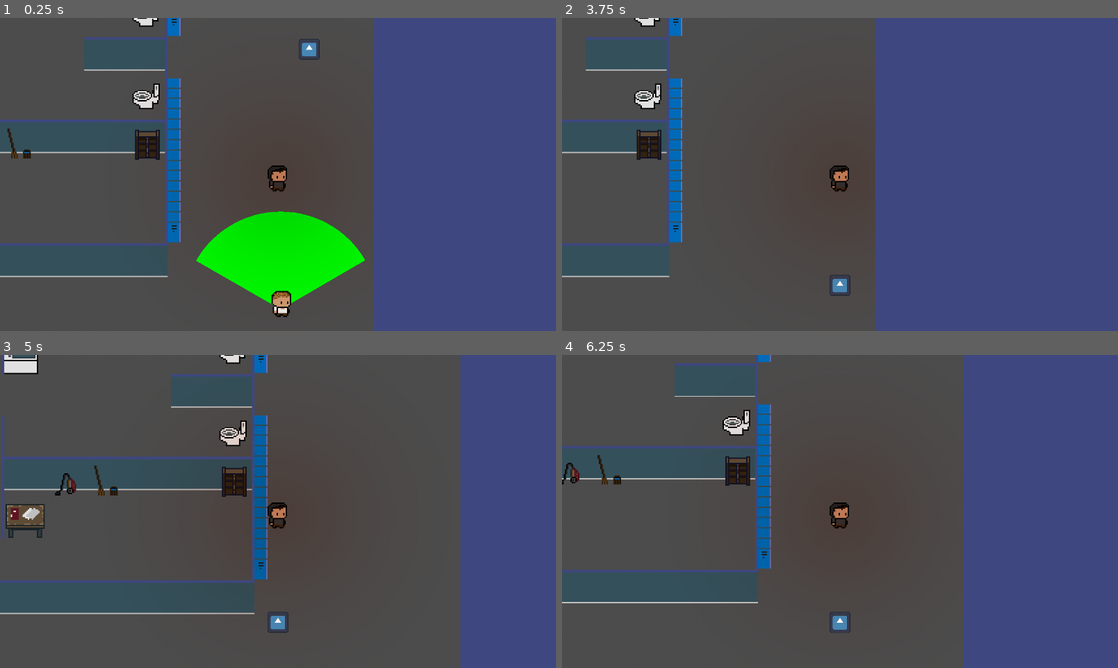
Above: before the commit, frames 1-4 (two rows, left to right).
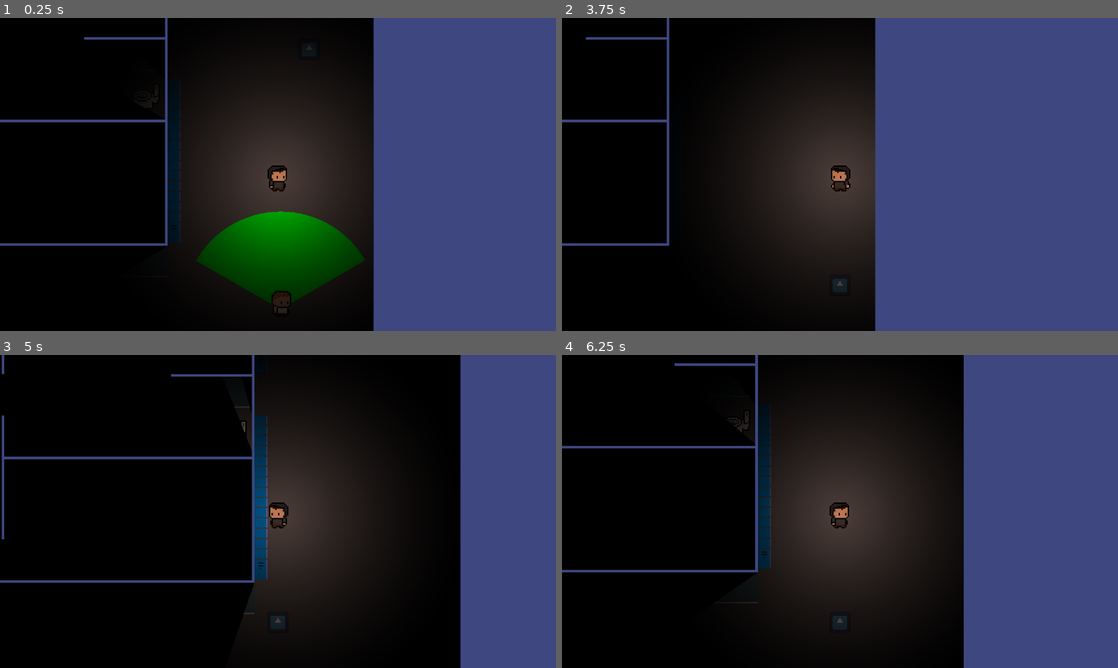
Above: after the commit, the same moments.

Repository: IndianJanos/godot-wild-jam--82
Game: Godot game, scene res://scenes/game.tscn
The game is run twice, just before and just after one commit, with the same random seed, the same clock (stepped at 60 frames per second) and the same inputs. The engine's default icon, where the game draws it, is replaced by a stand-in: a white triangle on a blue panel in a dark square.
Inputs:
- Up to frame 1 (0.25 s): no input
- Up to frame 2 (3.75 s): hold D (move_right) 0.53-1.28 s; tap E (interact) every 0.75 s from 0.6 to 3.6 s; hold S (move_down) 1.28-2.03 s; hold D (move_right) 2.03-2.78 s; tap Enter at 2.75 s; hold W (move_up) 2.78-3.53 s; hold A (move_left) from 3.53 s (still down)
- Up to frame 3 (5 s): keep holding A (move_left); tap E (interact) at 4.35 s
- Up to frame 4 (6.25 s): release A (move_left) at 5.03 s; hold S (move_down) 5.03-5.78 s; tap E (interact) at 5.1, 5.85 s; tap Space at 5.75 s; hold D (move_right) from 5.78 s (still down)

The runs differ from the first frame. In frame 1, 63% of the frame differs, in the area x 0-68%, y 0-100%; in frame 2, 52%; in frame 3, 79%, in the area x 0-83%, y 0-100%; in frame 4, 67%.

Commit message:
player_update

Diff:
--- a/scenes/game.tscn
+++ b/scenes/game.tscn
@@ -21,7 +21,6 @@
 tile_set = ExtResource("1_p57ef")
 
 [node name="CanvasModulate" type="CanvasModulate" parent="TileMapLayer"]
-visible = false
 position = Vector2(-0.000549316, 0.000305176)
 scale = Vector2(0.999996, 0.999999)
 color = Color(0, 0, 0, 1)
--- a/scenes/player.tscn
+++ b/scenes/player.tscn
@@ -1,8 +1,31 @@
-[gd_scene load_steps=5 format=3 uid="uid://b3swthp7kvu5e"]
+[gd_scene load_steps=7 format=3 uid="uid://gvwhoss8ffjd"]
 
 [ext_resource type="Script" uid="uid://cbxb2ln75d0qc" path="res://scripts/player.gd" id="1_qhqgy"]
 [ext_resource type="Texture2D" uid="uid://c4vik3f4g8750" path="res://assets/sprites/player0.png" id="2_dqkch"]
 [ext_resource type="Texture2D" uid="uid://dlr1tmmj24u3u" path="res://assets/sprites/light.png" id="3_qlg0r"]
+[ext_resource type="Texture2D" uid="uid://bf61bmljvkcki" path="res://assets/sprites/1750534169554.png" id="4_dqkch"]
+
+[sub_resource type="SpriteFrames" id="SpriteFrames_qlg0r"]
+animations = [{
+"frames": [{
+"duration": 1.0,
+"texture": ExtResource("2_dqkch")
+}, {
+"duration": 1.0,
+"texture": ExtResource("4_dqkch")
+}],
+"loop": true,
+"name": &"run",
+"speed": 5.0
+}, {
+"frames": [{
+"duration": 1.0,
+"texture": ExtResource("2_dqkch")
+}],
+"loop": true,
+"name": &"standing",
+"speed": 5.0
+}]
 
 [sub_resource type="RectangleShape2D" id="RectangleShape2D_yqjtg"]
 size = Vector2(15, 20)
@@ -11,7 +34,12 @@
 script = ExtResource("1_qhqgy")
 speed = 100.0
 
+[node name="AnimatedSprite2D" type="AnimatedSprite2D" parent="."]
+sprite_frames = SubResource("SpriteFrames_qlg0r")
+animation = &"standing"
+
 [node name="Sprite2D" type="Sprite2D" parent="."]
+visible = false
 texture = ExtResource("2_dqkch")
 
 [node name="PointLight2D" type="PointLight2D" parent="."]
--- a/scripts/player.gd
+++ b/scripts/player.gd
@@ -14,9 +14,16 @@
 	input_vector.x = Input.get_action_strength("move_right") - Input.get_action_strength("move_left")
 	input_vector.y = Input.get_action_strength("move_down") - Input.get_action_strength("move_up")
 
+	if input_vector.x < 0:
+		$AnimatedSprite2D.flip_h = true
+	elif input_vector.x > 0:
+		$AnimatedSprite2D.flip_h = false
+
 	if input_vector.length_squared() > 0:
 		input_vector = input_vector.normalized()
-
+		$AnimatedSprite2D.play("run")
+	elif input_vector.length_squared() == 0:
+		$AnimatedSprite2D.play("standing")
 	velocity = input_vector * speed
 	move_and_slide()
 
--- a/tile_sets/school.tres
+++ b/tile_sets/school.tres
@@ -114,52 +114,84 @@
 0:0/0/physics_layer_0/polygon_0/points = PackedVector2Array(-16, -8, -10, -8, -10, 16, -16, 16)
 0:0/0/physics_layer_0/polygon_1/points = PackedVector2Array(10, -8, 16, -8, 16, 16, 10, 16)
 
+[sub_resource type="OccluderPolygon2D" id="OccluderPolygon2D_6j5xp"]
+polygon = PackedVector2Array(-16, -16, 16, -16, 16, -13.8491, -16, -14.2088)
+
 [sub_resource type="TileSetAtlasSource" id="TileSetAtlasSource_f7h5c"]
 texture = ExtResource("8_cfwvw")
 texture_region_size = Vector2i(32, 32)
 0:0/0 = 0
+0:0/0/occlusion_layer_0/polygon_0/polygon = SubResource("OccluderPolygon2D_6j5xp")
 0:0/0/physics_layer_0/polygon_0/points = PackedVector2Array(-16, 10, 16, 10, 16, -16, -16, -16)
+
+[sub_resource type="OccluderPolygon2D" id="OccluderPolygon2D_mbsfw"]
+polygon = PackedVector2Array(-16, -16, 16, -16, 16, -13.6693, -16, -14.029)
 
 [sub_resource type="TileSetAtlasSource" id="TileSetAtlasSource_iqwik"]
 texture = ExtResource("9_x7383")
 texture_region_size = Vector2i(32, 32)
 0:0/0 = 0
+0:0/0/occlusion_layer_0/polygon_0/polygon = SubResource("OccluderPolygon2D_mbsfw")
 0:0/0/physics_layer_0/polygon_0/points = PackedVector2Array(-16, 10, 16, 10, 16, -16, -16, -16)
+
+[sub_resource type="OccluderPolygon2D" id="OccluderPolygon2D_hfe0b"]
+polygon = PackedVector2Array(-16, 16, -16, -16, 16, -16, 16, -13.8491, -14.2988, -13.8491, -13.9391, 16)
 
 [sub_resource type="TileSetAtlasSource" id="TileSetAtlasSource_lsvrn"]
 texture = ExtResource("10_gplk0")
 texture_region_size = Vector2i(32, 32)
 0:0/0 = 0
+0:0/0/occlusion_layer_0/polygon_0/polygon = SubResource("OccluderPolygon2D_hfe0b")
 0:0/0/physics_layer_0/polygon_0/points = PackedVector2Array(-16, 10, 16, 10, 16, -16, -16, -16)
+
+[sub_resource type="OccluderPolygon2D" id="OccluderPolygon2D_nqbyc"]
+polygon = PackedVector2Array(-16, 16, -16, -16, 16, -16, 16, -13.8491, -14.1189, -14.2088, -14.1189, 16)
 
 [sub_resource type="TileSetAtlasSource" id="TileSetAtlasSource_642fy"]
 texture = ExtResource("11_eiob1")
 texture_region_size = Vector2i(32, 32)
 0:0/0 = 0
+0:0/0/occlusion_layer_0/polygon_0/polygon = SubResource("OccluderPolygon2D_nqbyc")
 0:0/0/physics_layer_0/polygon_0/points = PackedVector2Array(-16, 10, 16, 10, 16, -16, -16, -16)
+
+[sub_resource type="OccluderPolygon2D" id="OccluderPolygon2D_2j7d2"]
+polygon = PackedVector2Array(16, -13.8491, 16, -16, -16, -16, -16, 16, -14.1189, 16, -13.9391, -14.029)
 
 [sub_resource type="TileSetAtlasSource" id="TileSetAtlasSource_nbaaa"]
 texture = ExtResource("12_v0jtk")
 texture_region_size = Vector2i(32, 32)
 0:0/0 = 0
+0:0/0/occlusion_layer_0/polygon_0/polygon = SubResource("OccluderPolygon2D_2j7d2")
 0:0/0/physics_layer_0/polygon_0/points = PackedVector2Array(-16, 10, -10, 10, -10, 15, -7, 15, -7, 14, 6, 14, 6, 15, 9, 15, 9, 10, 16, 10, 16, -16, -16, -16)
+
+[sub_resource type="OccluderPolygon2D" id="OccluderPolygon2D_nxgb8"]
+polygon = PackedVector2Array(-16, -16, -16, -14.2088, 16, -14.2088, 16, -16)
 
 [sub_resource type="TileSetAtlasSource" id="TileSetAtlasSource_kfgvo"]
 texture = ExtResource("13_ne1tu")
 texture_region_size = Vector2i(32, 32)
 0:0/0 = 0
+0:0/0/occlusion_layer_0/polygon_0/polygon = SubResource("OccluderPolygon2D_nxgb8")
 0:0/0/physics_layer_0/polygon_0/points = PackedVector2Array(-16, 10, -10, 10, -10, 15, -7, 15, -7, 14, 6, 14, 6, 15, 9, 15, 9, 10, 16, 10, 16, -16, -16, -16)
+
+[sub_resource type="OccluderPolygon2D" id="OccluderPolygon2D_0j43y"]
+polygon = PackedVector2Array(-16, -14.5686, 16, -14.2088, 16, -16, -16, -16)
 
 [sub_resource type="TileSetAtlasSource" id="TileSetAtlasSource_gu1er"]
 texture = ExtResource("14_eus4p")
 texture_region_size = Vector2i(32, 32)
 0:0/0 = 0
+0:0/0/occlusion_layer_0/polygon_0/polygon = SubResource("OccluderPolygon2D_0j43y")
 0:0/0/physics_layer_0/polygon_0/points = PackedVector2Array(-16, -16, 16, -16, 16, 10, -16, 10)
+
+[sub_resource type="OccluderPolygon2D" id="OccluderPolygon2D_rrmlt"]
+polygon = PackedVector2Array(-13.9391, -16, -16, -16, -16, 16, -13.9391, 16)
 
 [sub_resource type="TileSetAtlasSource" id="TileSetAtlasSource_edfl0"]
 texture = ExtResource("15_y4ej0")
 texture_region_size = Vector2i(32, 32)
 0:0/0 = 0
+0:0/0/occlusion_layer_0/polygon_0/polygon = SubResource("OccluderPolygon2D_rrmlt")
 0:0/0/physics_layer_0/polygon_0/points = PackedVector2Array(-16, 16, -14, 16, -14, -16, -16, -16)
 
 [sub_resource type="TileSetAtlasSource" id="TileSetAtlasSource_cfwvw"]
@@ -167,21 +199,33 @@
 texture_region_size = Vector2i(32, 32)
 0:0/0 = 0
 
+[sub_resource type="OccluderPolygon2D" id="OccluderPolygon2D_bwjnp"]
+polygon = PackedVector2Array(-14.1189, 16, -14.2988, -6.1152, 16, -6.1152, 16, -8.09364, -14.1189, -8.45336, -14.1189, -16, -16, -16, -16, 16)
+
 [sub_resource type="TileSetAtlasSource" id="TileSetAtlasSource_x7383"]
 texture = ExtResource("18_fh0o0")
 texture_region_size = Vector2i(32, 32)
 0:0/0 = 0
+0:0/0/occlusion_layer_0/polygon_0/polygon = SubResource("OccluderPolygon2D_bwjnp")
 0:0/0/physics_layer_0/polygon_0/points = PackedVector2Array(-16, -8, 16, -8, 16, 16, -16, 16)
+
+[sub_resource type="OccluderPolygon2D" id="OccluderPolygon2D_0v06p"]
+polygon = PackedVector2Array(-16, 16, -16, -16, 16, -16, 16, -16, 16, -14.029, -13.9391, -14.029, -14.1189, 16)
 
 [sub_resource type="TileSetAtlasSource" id="TileSetAtlasSource_y5v4p"]
 texture = ExtResource("18_3jax3")
 texture_region_size = Vector2i(32, 32)
 0:0/0 = 0
+0:0/0/occlusion_layer_0/polygon_0/polygon = SubResource("OccluderPolygon2D_0v06p")
+
+[sub_resource type="OccluderPolygon2D" id="OccluderPolygon2D_8wtht"]
+polygon = PackedVector2Array(-16, -16, 16, -16, 16, -14.2088, -16, -14.029)
 
 [sub_resource type="TileSetAtlasSource" id="TileSetAtlasSource_gplk0"]
 texture = ExtResource("19_fh0o0")
 texture_region_size = Vector2i(32, 32)
 0:0/0 = 0
+0:0/0/occlusion_layer_0/polygon_0/polygon = SubResource("OccluderPolygon2D_8wtht")
 
 [sub_resource type="TileSetAtlasSource" id="TileSetAtlasSource_eiob1"]
 texture = ExtResource("20_fh0o0")
@@ -195,22 +239,34 @@
 0:0/0 = 0
 0:0/0/physics_layer_0/polygon_0/points = PackedVector2Array(-15.1781, -11.1678, 14.975, -10.8632, 14.772, 8.02052, 13.046, 8.12204, 13.046, 15.0258, 9.08654, 15.1273, 8.78196, 9.23882, -8.98501, 9.23882, -8.98501, 14.8227, -13.2491, 14.8227, -13.2491, 8.42662, -15.0765, 7.91899)
 
+[sub_resource type="OccluderPolygon2D" id="OccluderPolygon2D_7y37h"]
+polygon = PackedVector2Array(-16, 16, -16, -16, 16, -16, 16, -14.2088, -13.7592, -14.029, -13.9391, 16)
+
 [sub_resource type="TileSetAtlasSource" id="TileSetAtlasSource_ne1tu"]
 texture = ExtResource("22_gplk0")
 texture_region_size = Vector2i(32, 32)
 0:0/0 = 0
+0:0/0/occlusion_layer_0/polygon_0/polygon = SubResource("OccluderPolygon2D_7y37h")
 0:0/0/physics_layer_0/polygon_0/points = PackedVector2Array(-9.89874, 14.5182, -7.25908, 14.7212, -7.3606, 13.8075, 5.73619, 13.6044, 5.83772, 14.9243, 8.78196, 14.8227, 9.28959, 10.051, 16, 9.74645, 16, -16, -16, -16, -16, 16, -14.1628, 16, -13.9598, 9.84798, -10.2033, 9.9495)
+
+[sub_resource type="OccluderPolygon2D" id="OccluderPolygon2D_liy77"]
+polygon = PackedVector2Array(-16, -14.2088, -16, -16, 16, -16, 16, -13.8491)
 
 [sub_resource type="TileSetAtlasSource" id="TileSetAtlasSource_eus4p"]
 texture = ExtResource("23_eiob1")
 texture_region_size = Vector2i(32, 32)
 0:0/0 = 0
+0:0/0/occlusion_layer_0/polygon_0/polygon = SubResource("OccluderPolygon2D_liy77")
 0:0/0/physics_layer_0/polygon_0/points = PackedVector2Array(-5.53314, 14.0105, -9.08654, 13.8075, -9.18806, 12.0815, -5.63467, 9.74645, -16, 10.2519, -16, -16, 16, -16, 16, 10.2519, 6.9545, 10.7617, 3.90873, 12.9953, 0.456865, 13.1983, -0.659916, 10.051, -3.90873, 10.051)
+
+[sub_resource type="OccluderPolygon2D" id="OccluderPolygon2D_4rix5"]
+polygon = PackedVector2Array(-16, -14.2088, 16, -14.2088, 16, -16, -16, -16)
 
 [sub_resource type="TileSetAtlasSource" id="TileSetAtlasSource_y4ej0"]
 texture = ExtResource("24_v0jtk")
 texture_region_size = Vector2i(32, 32)
 0:0/0 = 0
+0:0/0/occlusion_layer_0/polygon_0/polygon = SubResource("OccluderPolygon2D_4rix5")
 0:0/0/physics_layer_0/polygon_0/points = PackedVector2Array(-3.6871, 14.029, -8.90301, 13.8491, -8.54329, 10.2519, -16, 10.2519, -16, -16, 16, -16, 16, 10.0721, 7.644, 10.6117, 6.02527, 13.6693, 1.70866, 13.6693, 1.5288, 10.2519, -2.42809, 10.2519)
 
 [sub_resource type="TileSetAtlasSource" id="TileSetAtlasSource_wdofb"]
Binary file added: assets/sprites/1750534169554.png
Not shown, added: assets/sprites/1750534169554.png.import
Binary file added: assets/sprites/enemies/1750535865552.png
Not shown, added: assets/sprites/enemies/1750535865552.png.import
Not shown: 1 places in scenes/game.tscn that only renumber resources
Not shown: 1 places in tile_sets/school.tres that only renumber resources
